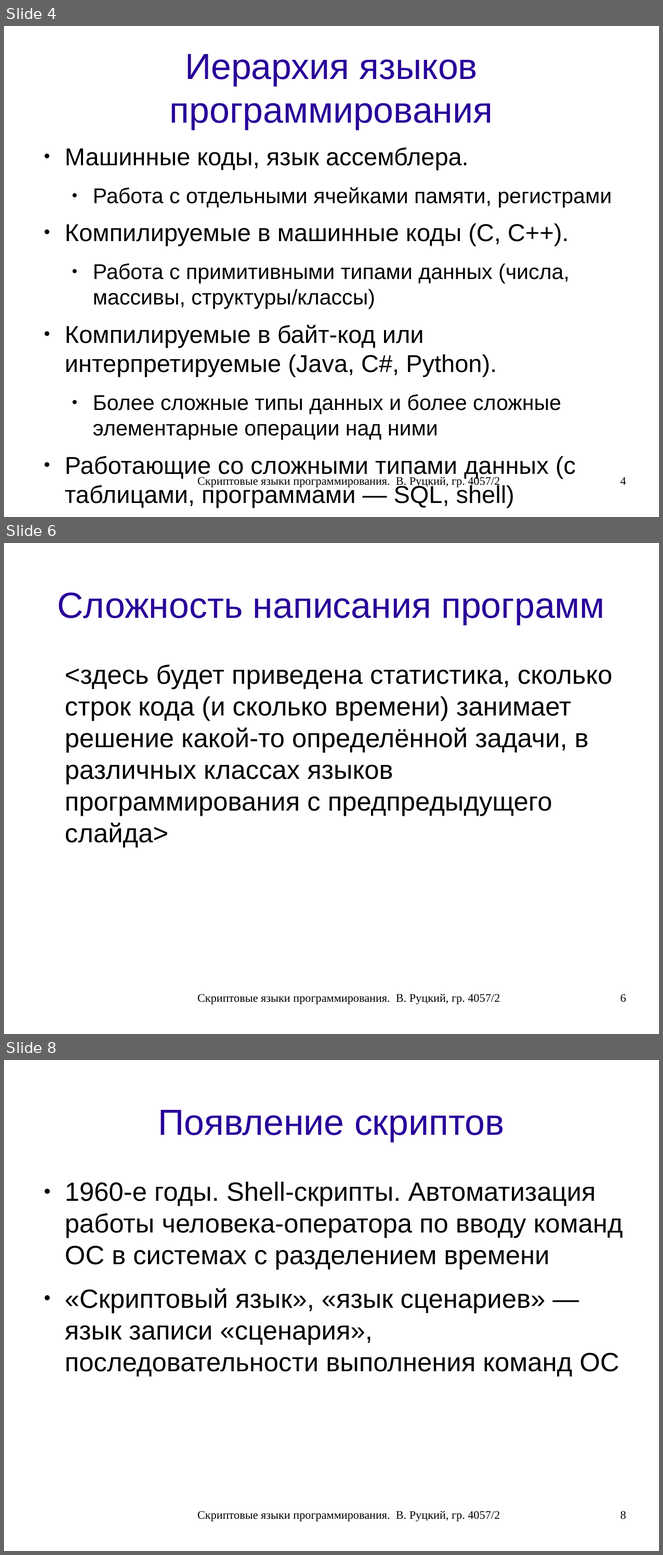
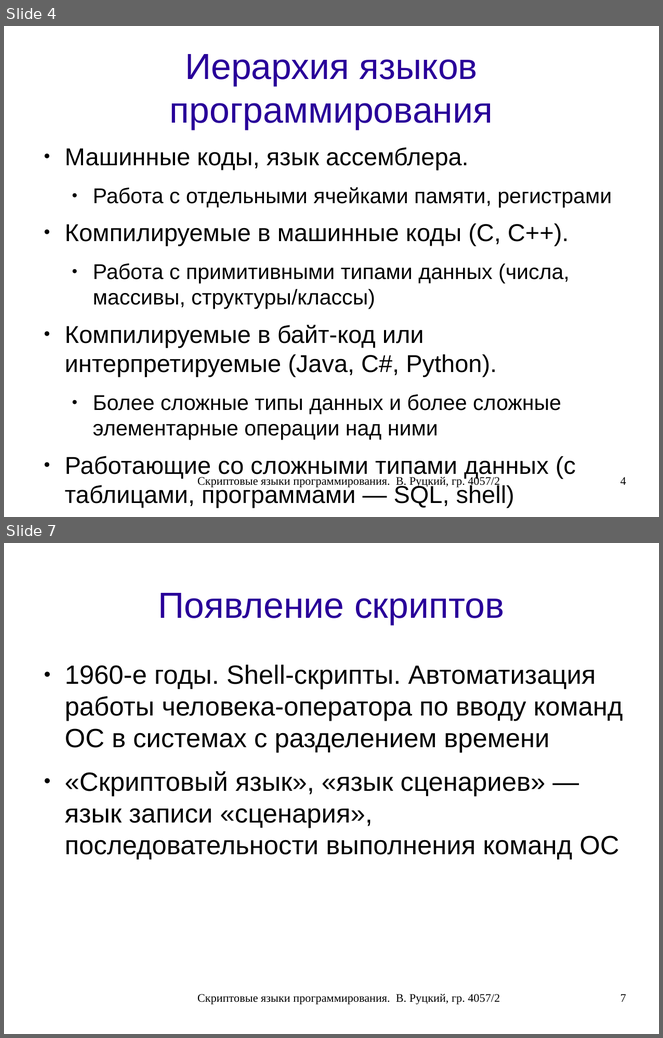
Before and after one commit to rutsky/semester07, a slide deck: Operation_systems/scripting_languages/40572_Rutsky_Scripting_languages.odp. Shown one above the other, each under a label of ours: slides 4, 6 and 8 before the commit, slides 4 and 7 after it; the slides between them are not shown. The pictures are 663x1555 and 663x1038 pixels, drawn with LibreOffice and Linux fonts; fonts in the diff are those of the drawing. Boxes give left, top, right and bottom in pixels: in the first picture for what was removed or moved away, otherwise in the second. Text is boxed around its words. In the diff, an @@ line names an element or a change of style, - is before the commit and + after.

```diff
--- a/Operation_systems/scripting_languages/40572_Rutsky_Scripting_languages.odp
+++ b/Operation_systems/scripting_languages/40572_Rutsky_Scripting_languages.odp
@@ slide 6 removed at (4,543,659,1034), background #FFFFFF @@
@@ title removed at (57,592,605,625) @@
-Сложность написания программ
@@ text removed at (65,664,612,848) @@
-<здесь будет приведена статистика, сколько строк кода (и сколько времени) занимает решение какой-то определённой задачи, в различных классах языков программирования с предпредыдущего слайда>
@@ text removed at (197,994,500,1005) @@
-Скриптовые языки программирования. В. Руцкий, гр. 4057/2
@@ page number removed at (621,994,626,1003) @@
-6
@@ what was slide 8 is now slide 7 @@
@@ page number at (621,994,626,1002): text changed @@
-8
+7
```
Also in this commit, not shown: 3 slides changed.
